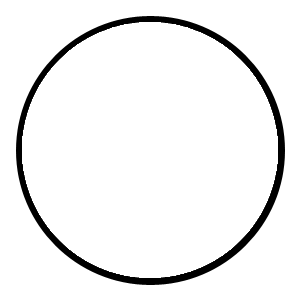
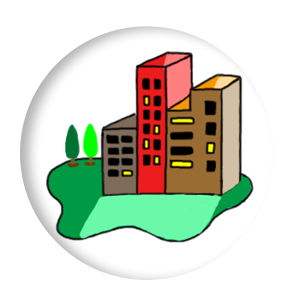
Two versions of the same layered image (300px x 300px). Layer-by-layer changes:
added layer "我想解夢-場景" above "我想解夢-事件" over [45, 50, 255, 243]
painted on "形狀 2" over [16, 16, 285, 285]
